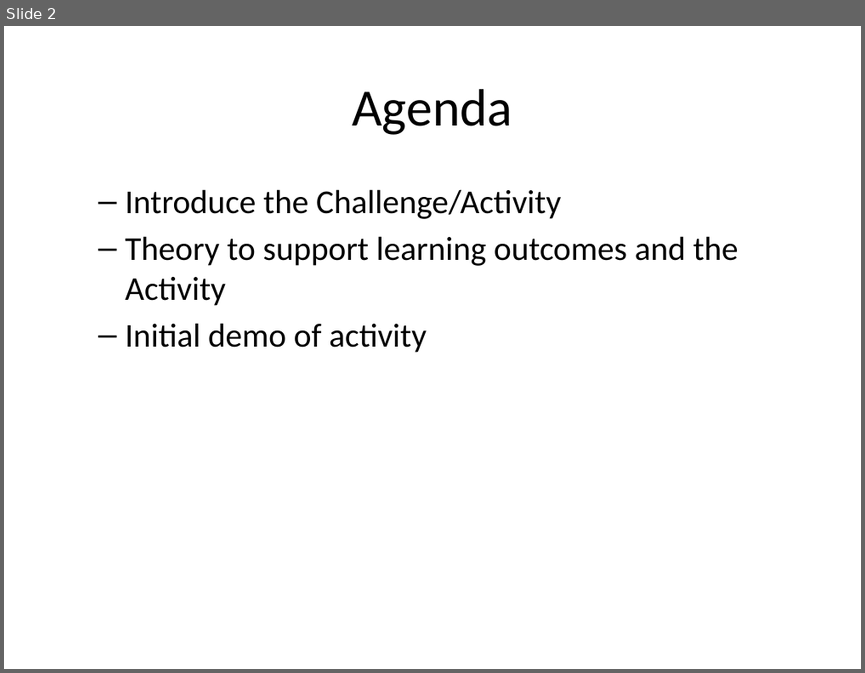
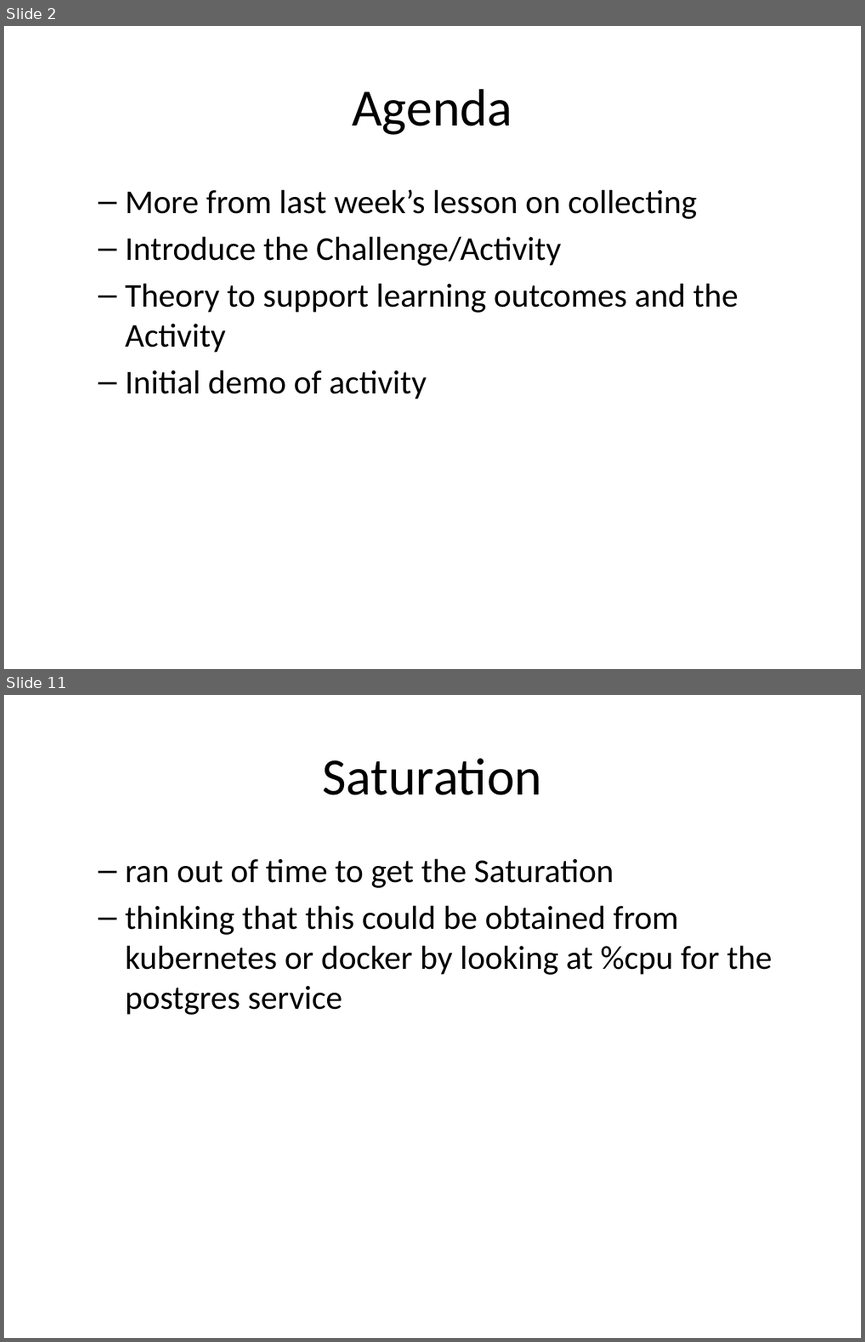
Before and after one commit to rhildred/INFO8985, a slide deck: database_analysis/slides.pptx. Shown one above the other, each under a label of ours: slide 2 before the commit, slides 2 and 11 after it; the slides between them are not shown. The pictures are 865x673 and 865x1342 pixels, drawn with LibreOffice and Linux fonts; fonts in the diff are those of the drawing. Boxes give left, top, right and bottom in pixels: in the first picture for what was removed or moved away, otherwise in the second. Text is boxed around its words. In the diff, an @@ line names an element or a change of style, - is before the commit and + after.

```diff
--- a/database_analysis/slides.pptx
+++ b/database_analysis/slides.pptx
@@ slide 11 added at (4,695,861,1338), background #FFFFFF @@
@@ title added at (323,758,542,795), 44 pt, text #000000 @@
+Saturation
@@ text added at (125,858,772,1015), 28 pt, text #000000 @@
+  – ran out of time to get the Saturation
+  – thinking that this could be obtained from kubernetes or docker by looking at %cpu for the postgres service
@@ slide 2 changed as well @@
@@ text at (125,189,697,219): paragraph added @@
+  – More from last week’s lesson on collecting
```
Also in this commit, not shown: 1 other slide changed, 16 other slides added, 15 other files.
